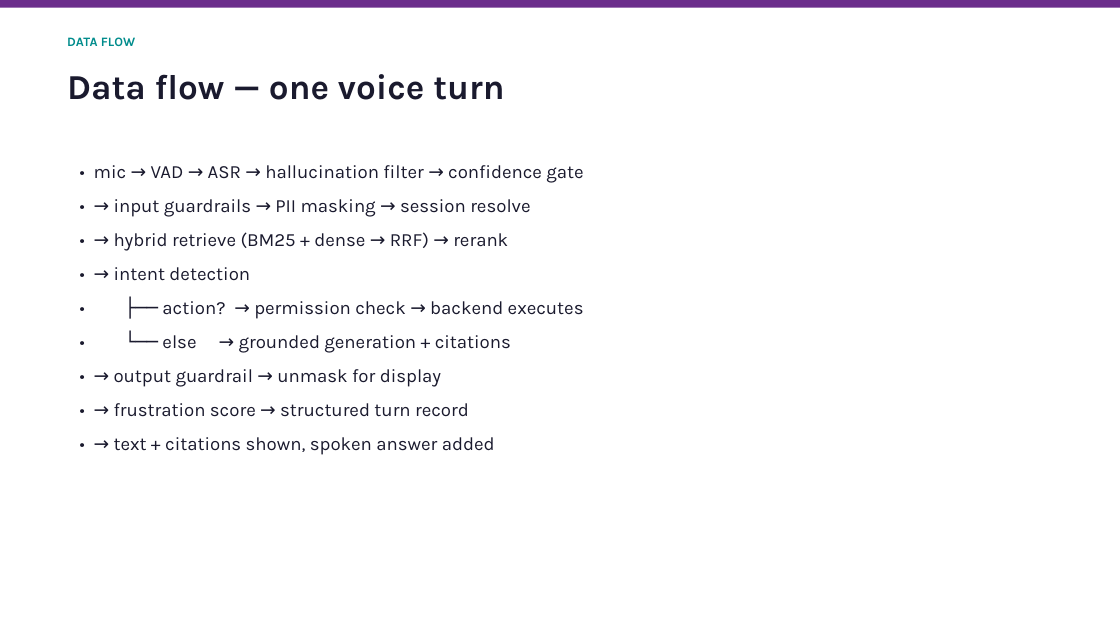
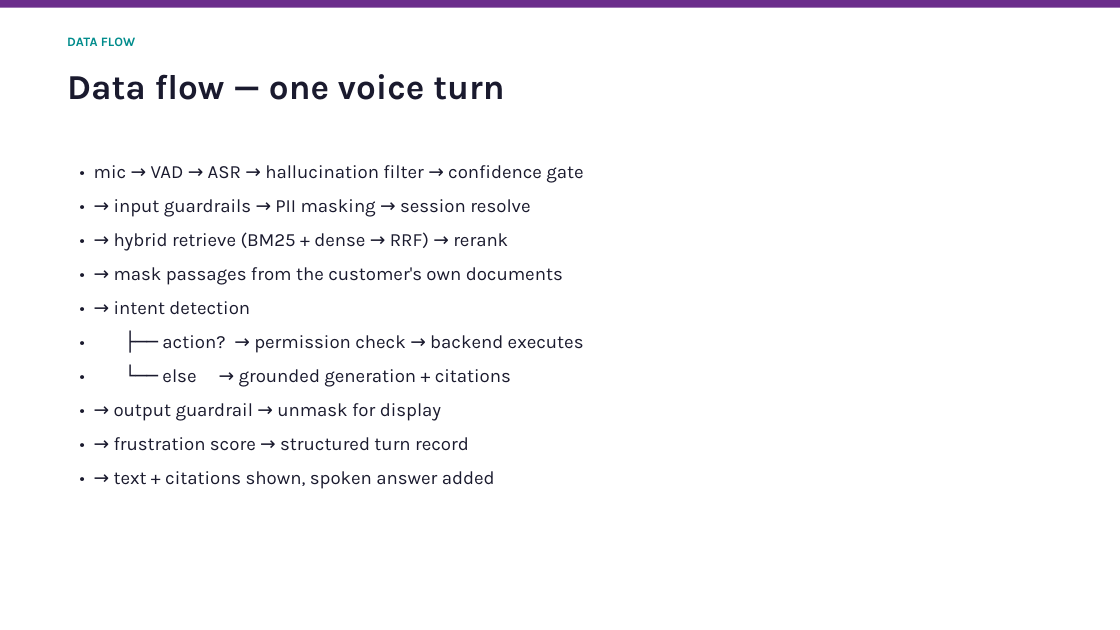
Before and after one commit to radwanism/Intelligent-Assistant, a slide deck: slide 6 of docs/TelecomEgypt_Assistant.pptx. Drawn at 1120x630 pixels with LibreOffice and Linux fonts; fonts in the diff are those of the drawing. Boxes give left, top, right and bottom in pixels: in the first picture for what was removed or moved away, otherwise in the second. Text is boxed around its words. In the diff, an @@ line names an element or a change of style, - is before the commit and + after.

```diff
--- a/docs/TelecomEgypt_Assistant.pptx
+++ b/docs/TelecomEgypt_Assistant.pptx
@@ text at (114,267,563,285): paragraph added @@
+• → mask passages from the customer's own documents
```
Also in this commit, not shown: 9 other slides changed, 52 other files.
